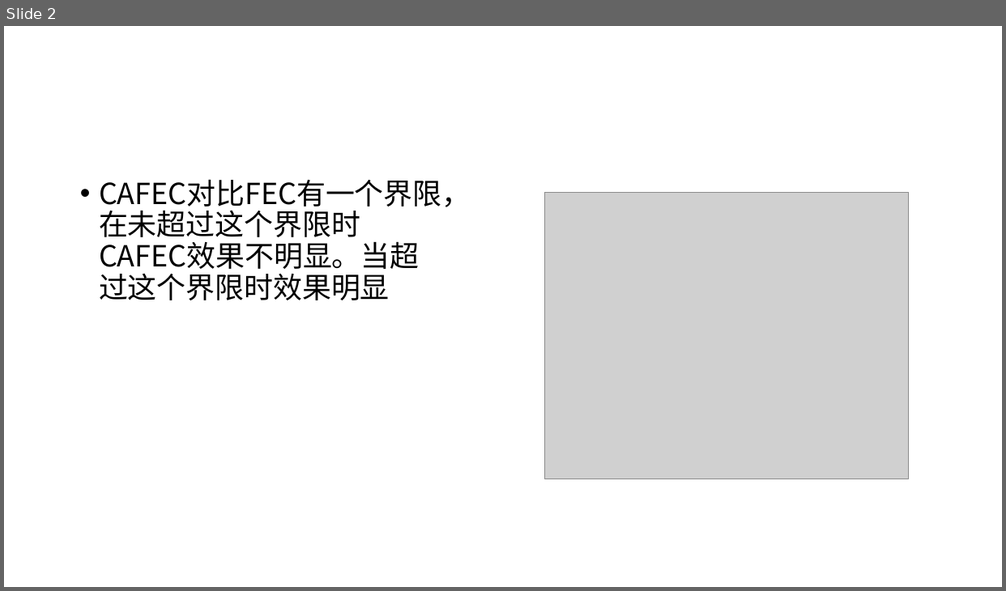
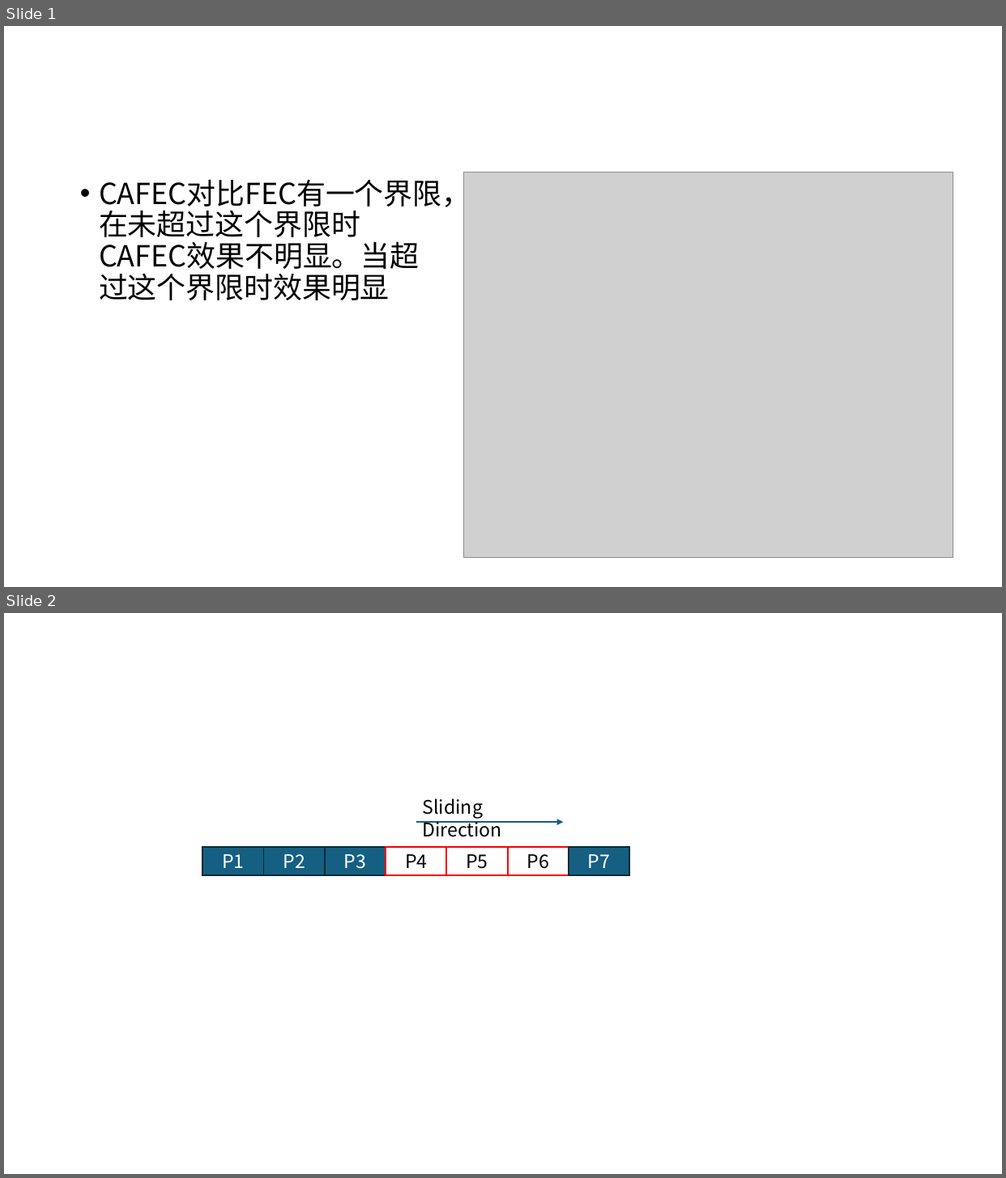
Before and after one commit to guanyueup/PAFEC, a slide deck: ppt/6月23日实验结果.pptx. Shown one above the other, each under a label of ours: slide 2 before the commit, slides 1 and 2 after it. The pictures are 1006x591 and 1006x1178 pixels, drawn with LibreOffice and Linux fonts; fonts in the diff are those of the drawing; grey boxes stand for pictures. Boxes give left, top, right and bottom in pixels: in the first picture for what was removed or moved away, otherwise in the second. Text is boxed around its words. In the diff, an @@ line names an element or a change of style, - is before the commit and + after.

```diff
--- a/ppt/6月23日实验结果.pptx
+++ b/ppt/6月23日实验结果.pptx
@@ slide 2 added at (x1=4, y1=613, x2=1002, y2=1174), background #FFFFFF @@
@@ text added at (x1=423, y1=798, x2=502, y2=837), 18 pt, text #000000 @@
+Sliding Direction
@@ arrow added from (416, 822) to (563, 822), #156082 1.5 pt @@
@@ rectangle added at (x1=202, y1=846, x2=263, y2=875), fill #156082, outline #092A39 1.5 pt, 18 pt, text #FFFFFF @@
+P1
@@ rectangle added at (x1=264, y1=846, x2=325, y2=875), fill #156082, outline #092A39 1.5 pt, 18 pt, text #FFFFFF @@
+P2
@@ rectangle added at (x1=325, y1=846, x2=385, y2=875), fill #156082, outline #092A39 1.5 pt, 18 pt, text #FFFFFF @@
+P3
@@ rectangle added at (x1=386, y1=846, x2=446, y2=875), fill #FFFFFF, outline #FF0000 1.5 pt, 18 pt, text #000000 @@
+P4
@@ rectangle added at (x1=446, y1=846, x2=507, y2=875), fill #FFFFFF, outline #FF0000 1.5 pt, 18 pt, text #000000 @@
+P5
@@ rectangle added at (x1=508, y1=846, x2=569, y2=875), fill #FFFFFF, outline #FF0000 1.5 pt, 18 pt, text #000000 @@
+P6
@@ rectangle added at (x1=569, y1=846, x2=629, y2=875), fill #156082, outline #092A39 1.5 pt, 18 pt, text #FFFFFF @@
+P7
@@ what was slide 2 is now slide 1 @@
@@ slide 1 changed as well @@
@@ picture resized from (x1=544, y1=192, x2=908, y2=479) to (x1=464, y1=172, x2=953, y2=557) @@
```
Also in this commit, not shown: 1 other slide added, 1 slide removed, 14 other files.
